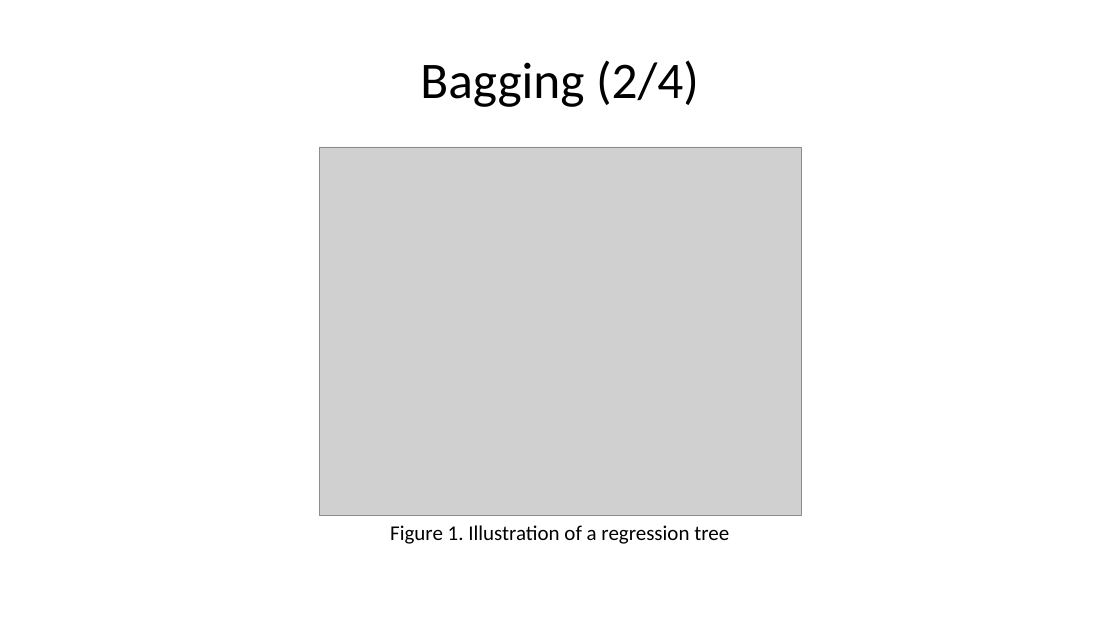
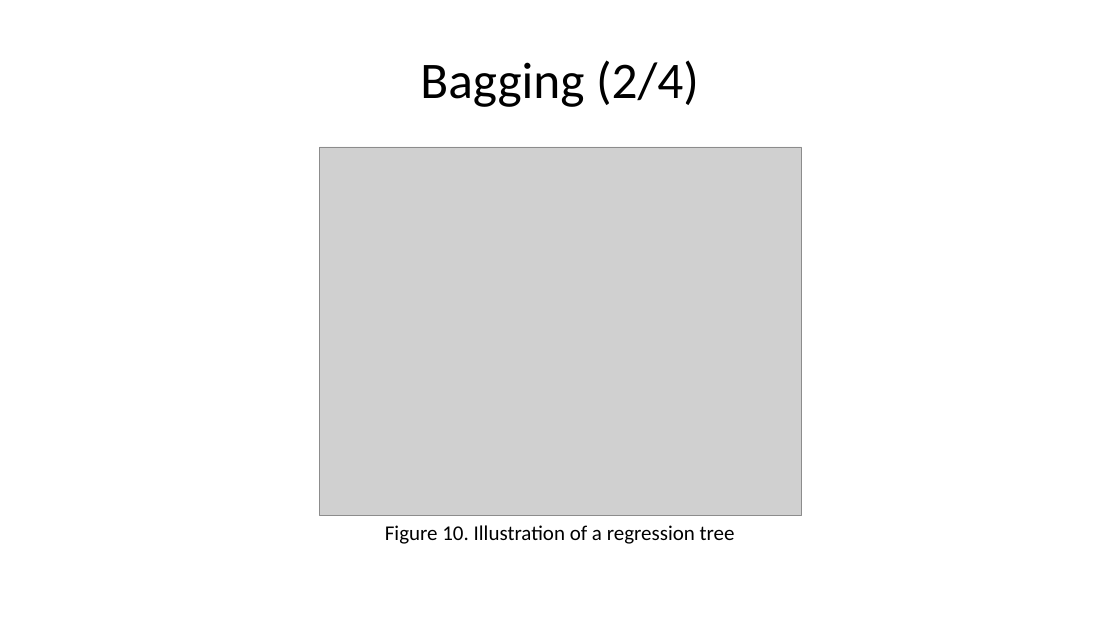
Before and after one commit to pmean/papers-and-presentations, a slide deck: slide 23 of bootstrap/src/bootstrap-slides.pptx. Drawn at 1120x630 pixels with LibreOffice and Linux fonts; fonts in the diff are those of the drawing; grey boxes stand for pictures. Boxes give left, top, right and bottom in pixels: in the first picture for what was removed or moved away, otherwise in the second. Text is boxed around its words. In the diff, an @@ line names an element or a change of style, - is before the commit and + after.

```diff
--- a/bootstrap/src/bootstrap-slides.pptx
+++ b/bootstrap/src/bootstrap-slides.pptx
@@ text at (x1=385, y1=525, x2=735, y2=544): text changed @@
-Figure 1. Illustration of a regression tree
+Figure 10. Illustration of a regression tree
```
Also in this commit, not shown: 27 other slides changed, 2 slides added, 1 other file.
